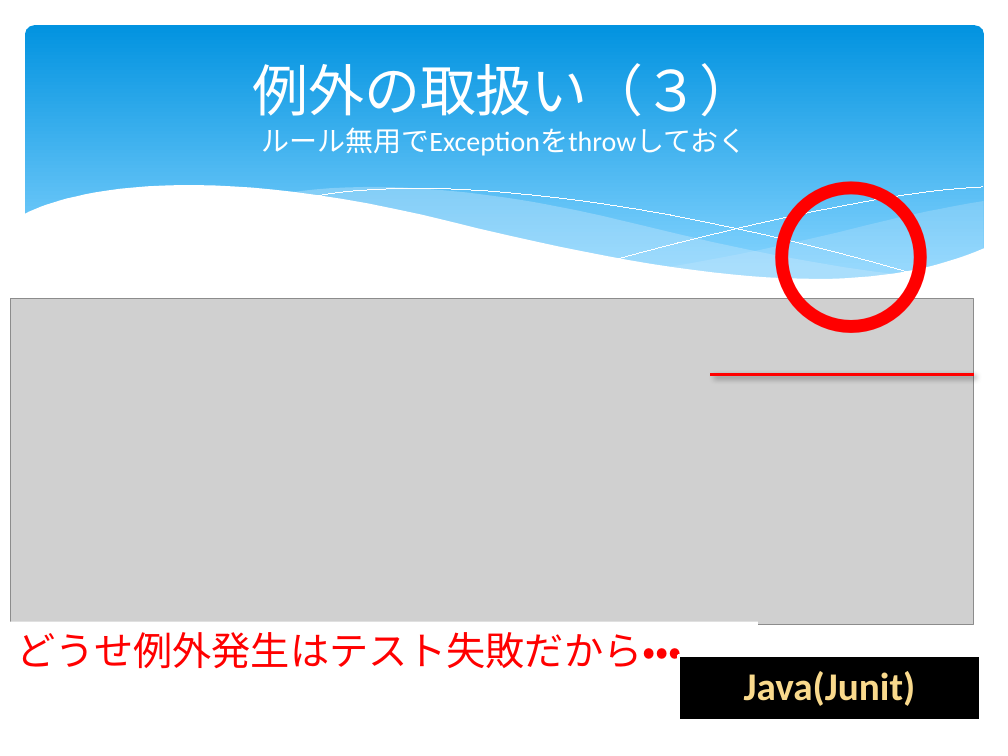
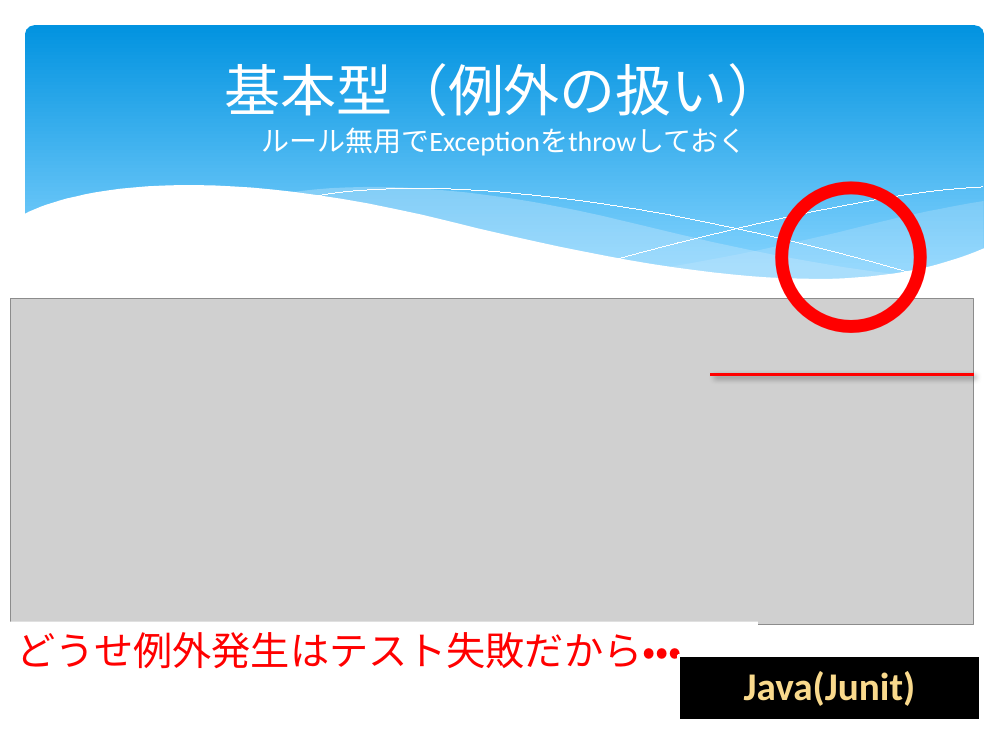
Before and after one commit to furuya02/clrh78, a slide deck: slide 54 of C# から Java へのプログラム移植で体験したTDDの効果は？.pptx (slide 62 before the commit). Drawn at 1008x756 pixels with LibreOffice and Linux fonts; fonts in the diff are those of the drawing; grey boxes stand for pictures. Boxes give left, top, right and bottom in pixels: in the first picture for what was removed or moved away, otherwise in the second. Text is boxed around its words. In the diff, an @@ line names an element or a change of style, - is before the commit and + after.

```diff
--- a/C# から Java へのプログラム移植で体験したTDDの効果は？.pptx
+++ b/C# から Java へのプログラム移植で体験したTDDの効果は？.pptx
@@ title at [224, 63, 783, 156]: text changed @@
-例外の取扱い（３）
-ルール無用でExceptionをthrowしておく
+基本型（例外の扱い）
+ルール無用でExceptionをthrowしておく
```
Also in this commit, not shown: 12 other slides changed, 6 slides added, 1 slide removed.
